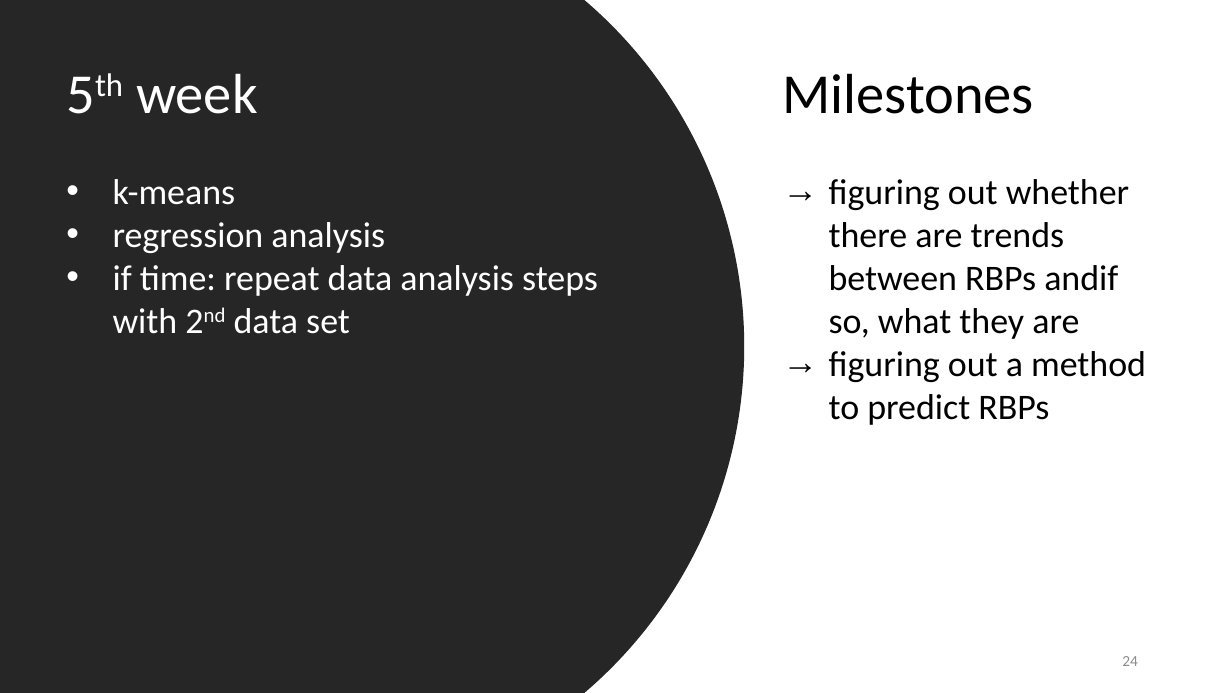
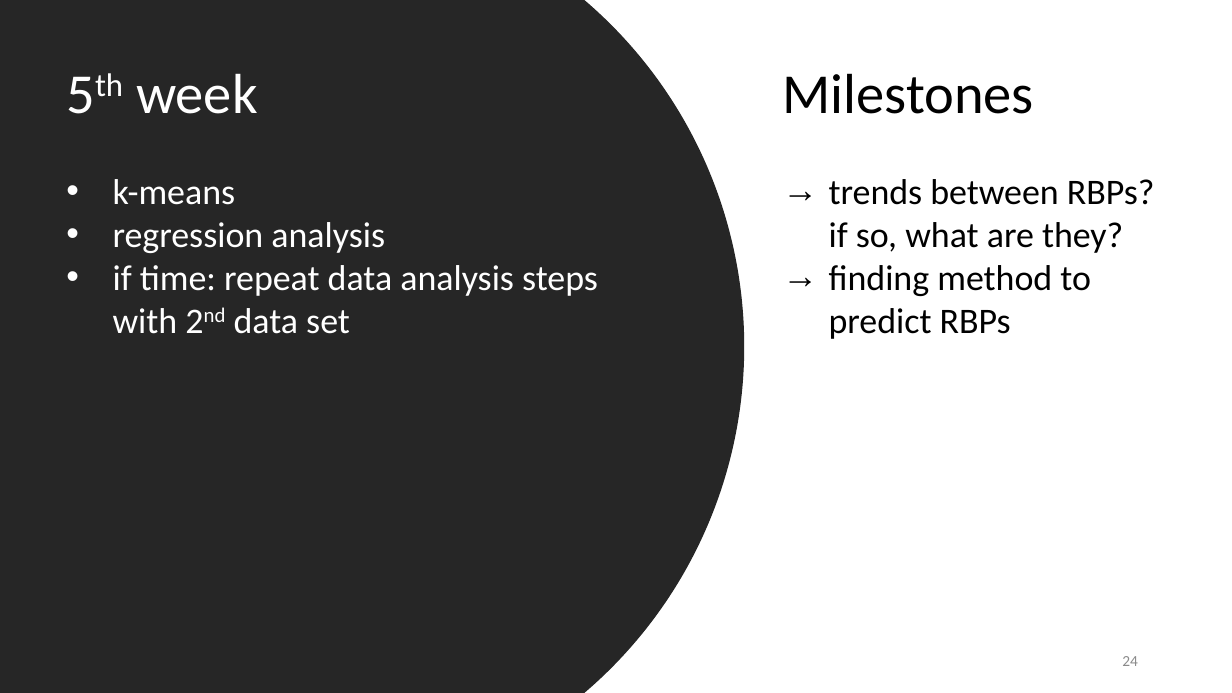
Before and after one commit to datascience-mobi-2022/2022-topic-03-team-05, a slide deck: slide 24 of Project Proposal_temporary draft.pptx. Drawn at 1232x693 pixels with LibreOffice and Linux fonts; fonts in the diff are those of the drawing. Boxes give left, top, right and bottom in pixels: in the first picture for what was removed or moved away, otherwise in the second. Text is boxed around its words. In the diff, an @@ line names an element or a change of style, - is before the commit and + after.

```diff
--- a/Project Proposal_temporary draft.pptx
+++ b/Project Proposal_temporary draft.pptx
@@ text at [829,179,1155,339]: text changed @@
-→ figuring out whether there are trends between RBPs andif so, what they are
-→ figuring out a method to predict RBPs
+→ trends between RBPs? if so, what are they?
+→ finding method to predict RBPs
```
Also in this commit, not shown: 12 other slides changed.
